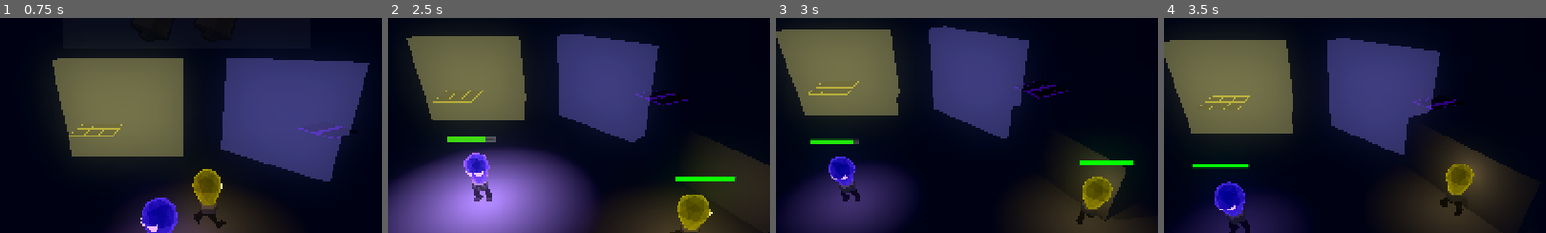
Above: before the commit, frames 1-4 (left to right).
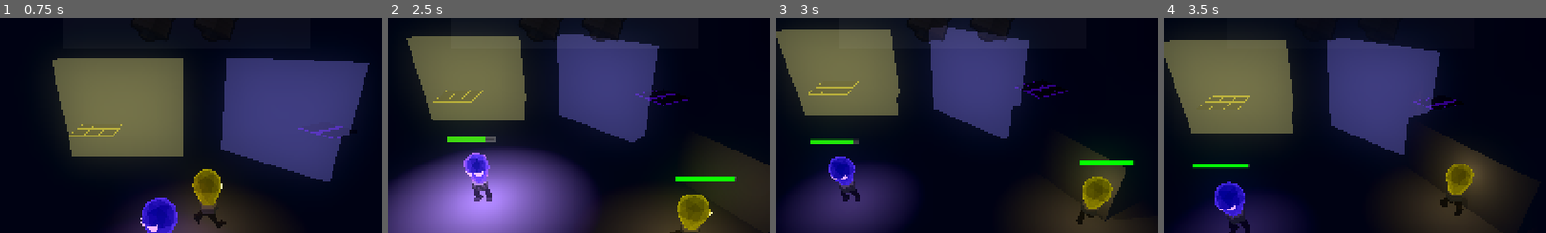
Above: after the commit, the same moments.

Repository: LowPolyFreak/EllieDeesAdventure
Game: Godot game, scene res://Scenes/main.tscn
The game is run twice, just before and just after one commit, with the same random seed, the same clock (stepped at 60 frames per second) and the same inputs.
Inputs:
- Up to frame 1 (0.75 s): hold D (right_p1) from 0.53 s (still down); tap Down (down_p2) at 0.6 s
- Up to frame 2 (2.5 s): tap Space (jump_p1) at 0.77, 1.52 s; release D (right_p1) at 1.28 s; hold S (down_p1) 1.28-2.03 s; tap Shift (glow_p1) at 1.35 s; hold D (right_p1) from 2.03 s (still down); tap Keypad 0 (glow_p2) at 2.1 s
- Up to frame 3 (3 s): release D (right_p1) at 2.78 s; hold W (up_p1) from 2.78 s (still down); tap E (interact) at 2.85 s
- Up to frame 4 (3.5 s): keep holding W (up_p1); tap Space (jump_p1) at 3.02 s
The pictures show only the part of the screen within x 26-76%, y 11-61%; the shares and areas given below are measured in that part.

Frame 1 is identical in both runs. In frame 2, less than 0.1% of the frame differs, in the area x 53-61%, y 8-12%; in frame 3, 0.5%, in the area x 40-61%, y 3-12%; in frame 4, less than 0.1%.

Commit message:
Audioa and death polish

Diff:
--- a/Scenes/ellie.tscn
+++ b/Scenes/ellie.tscn
@@ -136,10 +136,12 @@
 
 [node name="Dead_Scream_Ellie" type="AudioStreamPlayer3D" parent="."]
 stream = ExtResource("2_8yxa2")
+volume_db = -10.0
 pitch_scale = 0.8
 
 [node name="Dead_Scream_Dee" type="AudioStreamPlayer3D" parent="."]
 stream = ExtResource("3_rh3ol")
+volume_db = -10.0
 pitch_scale = 0.8
 
 [node name="CollisionShape3D" type="CollisionShape3D" parent="."]
@@ -149,17 +151,17 @@
 [node name="EllieModel" parent="." instance=ExtResource("2_mu1gt")]
 
 [node name="Skeleton3D" parent="EllieModel/Armature" index="0"]
-bones/0/position = Vector3(0.00780859, 0.490395, -0.0152382)
-bones/0/rotation = Quaternion(-0.0156616, -0.00196357, -0.00106613, 0.999875)
-bones/1/rotation = Quaternion(0.0565431, -0.158494, 0.972981, 0.158086)
+bones/0/position = Vector3(0.00691336, 0.49366, -0.0120032)
+bones/0/rotation = Quaternion(0.00446372, -0.000609929, -0.0006561, 0.99999)
+bones/1/rotation = Quaternion(0.0515878, -0.136316, 0.977137, 0.154791)
 bones/1/scale = Vector3(1, 1, 1)
-bones/2/rotation = Quaternion(0.436291, -0.00388495, 0.203918, 0.876386)
-bones/3/rotation = Quaternion(-0.85018, -0.0296165, -0.0366065, 0.524382)
+bones/2/rotation = Quaternion(0.425498, -0.00391351, 0.198874, 0.882828)
+bones/3/rotation = Quaternion(-0.845321, -0.032583, -0.0378995, 0.531916)
 bones/3/scale = Vector3(1, 1, 1)
-bones/4/rotation = Quaternion(-0.0424203, -0.163617, 0.975738, -0.139162)
+bones/4/rotation = Quaternion(-0.0418872, -0.139163, 0.979771, -0.137582)
 bones/4/scale = Vector3(1, 1, 1)
-bones/5/rotation = Quaternion(0.442852, 0.00386713, -0.206985, 0.872367)
-bones/6/rotation = Quaternion(-0.854586, 0.0313397, 0.0608855, 0.514775)
+bones/5/rotation = Quaternion(0.430533, 0.0039003, -0.201227, 0.879849)
+bones/6/rotation = Quaternion(-0.849385, 0.0339806, 0.058839, 0.523381)
 bones/6/scale = Vector3(1, 1, 1)
 bones/7/position = Vector3(-0.187498, 0.245262, -0.282433)
 bones/8/position = Vector3(-0.170884, 0.0506439, 0.0332276)
@@ -172,7 +174,7 @@
 bones/10/scale = Vector3(1, 1, 1)
 
 [node name="BoneAttachment3D" parent="EllieModel/Armature/Skeleton3D" index="0"]
-transform = Transform3D(0.99999, 0.00219349, -0.00389326, -0.00207048, 0.999507, 0.0313234, 0.00396005, -0.031315, 0.999502, 0.00780859, 0.490395, -0.0152382)
+transform = Transform3D(0.999998, 0.00130674, -0.0012257, -0.00131763, 0.999959, -0.00892655, 0.00121399, 0.00892815, 0.999959, 0.00691336, 0.49366, -0.0120032)
 
 [node name="OmniLight3D" parent="EllieModel/Armature/Skeleton3D/BoneAttachment3D" index="0"]
 light_energy = 0.25
--- a/Scenes/fuse.tscn
+++ b/Scenes/fuse.tscn
@@ -81,7 +81,7 @@
 omni_range = 2.5
 
 [node name="Center" type="Node3D" parent="."]
-transform = Transform3D(-0.594176, -0.173721, -0.785351, -0.280625, 0.959817, 4.36336e-09, 0.753794, 0.220389, -0.619051, 0, 0.76047, 0)
+transform = Transform3D(-0.594176, -0.173721, -0.785351, -0.280625, 0.959817, 1.73324e-08, 0.753794, 0.220389, -0.619051, 0, 0.76047, 0)
 
 [node name="Fuse2" parent="Center" instance=ExtResource("1_h4op5")]
 transform = Transform3D(1, 0, 0, 0, 1, 0, 0, 0, 1, 0, -0.413927, 0)
@@ -101,7 +101,7 @@
 [node name="CollectedSFX" type="AudioStreamPlayer3D" parent="."]
 stream = ExtResource("4_dae5w")
 volume_db = -10.0
-pitch_scale = 0.7
+pitch_scale = 0.5
 
 [node name="OmniLight3D" type="OmniLight3D" parent="."]
 transform = Transform3D(1, 0, 0, 0, 1, 0, 0, 0, 1, 0, 0.797057, 0)
--- a/Scenes/ghost.tscn
+++ b/Scenes/ghost.tscn
@@ -1,10 +1,12 @@
-[gd_scene load_steps=15 format=3 uid="uid://bdpxo5mey5nkd"]
+[gd_scene load_steps=19 format=3 uid="uid://bdpxo5mey5nkd"]
 
 [ext_resource type="PackedScene" uid="uid://3ohppoh2dwi" path="res://Scenes/uv_glow_cmpt.tscn" id="1_abus7"]
 [ext_resource type="Script" path="res://Scripts/ghost.gd" id="1_xoyfn"]
 [ext_resource type="PackedScene" uid="uid://doqqud74nr01a" path="res://Scenes/patrol_component.tscn" id="3_xbbn4"]
 [ext_resource type="PackedScene" uid="uid://bixqbcx87c3cl" path="res://Scenes/chase_component.tscn" id="4_qcwxf"]
 [ext_resource type="Texture2D" uid="uid://db135dfjansp2" path="res://Textures/EyeExpressions.png" id="5_f8m4q"]
+[ext_resource type="AudioStream" uid="uid://dvj6s5ikdhxdo" path="res://Audio/SFX/MUSIC_EFFECT_Solo_Harp_Negative_15_stereo.wav" id="6_w0qnk"]
+[ext_resource type="AudioStream" uid="uid://ewrqvisa4don" path="res://Audio/SFX/ZOMBIE_Male_06_mono.wav" id="7_11sul"]
 
 [sub_resource type="StandardMaterial3D" id="StandardMaterial3D_nddc2"]
 transparency = 1
@@ -42,13 +44,23 @@
 roughness = 0.0
 emission_enabled = true
 emission = Color(1, 0, 0, 1)
-emission_energy_multiplier = 2.0
+emission_energy_multiplier = 10.0
 uv1_scale = Vector3(0.25, 0.25, 0.25)
 uv1_offset = Vector3(0.5, 0, 0)
 texture_filter = 0
 
 [sub_resource type="PlaneMesh" id="PlaneMesh_gair3"]
 material = SubResource("StandardMaterial3D_1uiyr")
+size = Vector2(1, 1)
+
+[sub_resource type="PlaneMesh" id="PlaneMesh_1lkp8"]
+material = SubResource("StandardMaterial3D_1uiyr")
+flip_faces = true
+size = Vector2(1, 1)
+
+[sub_resource type="PlaneMesh" id="PlaneMesh_hnqxx"]
+material = SubResource("StandardMaterial3D_1uiyr")
+flip_faces = true
 size = Vector2(1, 1)
 
 [node name="Ghost" type="Area3D"]
@@ -112,6 +124,31 @@
 mesh = SubResource("PlaneMesh_gair3")
 skeleton = NodePath("../..")
 
+[node name="SpotLight3D" type="SpotLight3D" parent="Eyes"]
+transform = Transform3D(1, 0, 0, 0, -4.37114e-08, -1, 0, 1, -4.37114e-08, -2.89672e-08, -2.97926, -0.331347)
+light_color = Color(1, 0.289552, 0.289552, 1)
+light_energy = 10.0
+spot_range = 12.0
+
+[node name="Eyes2" type="MeshInstance3D" parent="."]
+transform = Transform3D(-1, 0, 8.74228e-08, -8.74228e-08, -4.37114e-08, -1, 3.82137e-15, -1, 4.37114e-08, -0.325156, 1.68233, -0.783259)
+visible = false
+mesh = SubResource("PlaneMesh_1lkp8")
+
+[node name="MeshInstance3D2" type="MeshInstance3D" parent="Eyes2"]
+transform = Transform3D(0.707107, 0, -0.707107, -3.55271e-15, 1, 0, 0.707107, 0, 0.707107, -0.704041, 0, -0.051484)
+mesh = SubResource("PlaneMesh_hnqxx")
+skeleton = NodePath("../..")
+
+[node name="Chords" type="AudioStreamPlayer" parent="."]
+stream = ExtResource("6_w0qnk")
+volume_db = -5.0
+pitch_scale = 1.5
+
+[node name="AttackSFX" type="AudioStreamPlayer3D" parent="."]
+stream = ExtResource("7_11sul")
+volume_db = -10.0
+
 [connection signal="body_entered" from="WarningRange" to="." method="_on_warning_range_body_entered"]
 [connection signal="body_exited" from="WarningRange" to="." method="_on_warning_range_body_exited"]
 [connection signal="body_entered" from="ChaseRange" to="." method="_on_chase_range_body_entered"]
--- a/Scenes/main.tscn
+++ b/Scenes/main.tscn
@@ -16,6 +16,7 @@
 [ext_resource type="Script" path="res://Scripts/fuse_container.gd" id="10_p4jaq"]
 [ext_resource type="PackedScene" uid="uid://bhilcw3j6k575" path="res://Scenes/UI/fuse_collected.tscn" id="11_3lmyk"]
 [ext_resource type="PackedScene" uid="uid://dtbv247qb2gsh" path="res://Scenes/UI/fuse_not_collected.tscn" id="12_y6hrj"]
+[ext_resource type="Script" path="res://Scripts/ui.gd" id="14_534f6"]
 [ext_resource type="PackedScene" uid="uid://b5r0uk8ejwar1" path="res://Scenes/death_zone.tscn" id="14_buplp"]
 
 [sub_resource type="ProceduralSkyMaterial" id="ProceduralSkyMaterial_75w87"]
@@ -258,6 +259,7 @@
 anchor_bottom = 1.0
 grow_horizontal = 2
 grow_vertical = 2
+script = ExtResource("14_534f6")
 
 [node name="MarginContainer" type="MarginContainer" parent="UI"]
 layout_mode = 1
@@ -313,6 +315,16 @@
 [node name="FuseNotCollected2" parent="UI/MarginContainer/FuseBar/FuseContainer" instance=ExtResource("12_y6hrj")]
 layout_mode = 2
 
+[node name="ColorRect" type="ColorRect" parent="UI"]
+modulate = Color(1, 1, 1, 0)
+layout_mode = 1
+anchors_preset = 15
+anchor_right = 1.0
+anchor_bottom = 1.0
+grow_horizontal = 2
+grow_vertical = 2
+color = Color(0, 0, 0, 1)
+
 [node name="DeathZone" parent="." instance=ExtResource("14_buplp")]
 transform = Transform3D(1, 0, 0, 0, 1, 0, 0, 0, 1, 10.6628, -4, 2.40186)
 
--- a/Scenes/solar_pannel_ellie.tscn
+++ b/Scenes/solar_pannel_ellie.tscn
@@ -1,6 +1,8 @@
-[gd_scene load_steps=11 format=3 uid="uid://cttyrmjn3obow"]
+[gd_scene load_steps=13 format=3 uid="uid://cttyrmjn3obow"]
 
 [ext_resource type="Script" path="res://Scripts/solar_pannel.gd" id="1_i1cjx"]
+[ext_resource type="AudioStream" uid="uid://bcx1uypc0le66" path="res://Audio/SFX/APPLIANCE_Fridge_Hum_03_Exterior_Top_loop_mono.wav" id="2_j28kw"]
+[ext_resource type="AudioStream" uid="uid://7plydookut8i" path="res://Audio/SFX/MUSIC_EFFECT_Solo_Harp_Positive_04_stereo.wav" id="3_1ql6f"]
 
 [sub_resource type="BoxShape3D" id="BoxShape3D_x0ykg"]
 size = Vector3(3, 2, 3)
@@ -127,6 +129,13 @@
 [node name="CollisionShape3D" type="CollisionShape3D" parent="GhostDetection"]
 shape = SubResource("SphereShape3D_7nc07")
 
+[node name="Hum" type="AudioStreamPlayer3D" parent="."]
+stream = ExtResource("2_j28kw")
+max_distance = 50.0
+
+[node name="Success" type="AudioStreamPlayer3D" parent="."]
+stream = ExtResource("3_1ql6f")
+
 [connection signal="body_entered" from="." to="." method="_on_body_entered"]
 [connection signal="body_exited" from="." to="." method="_on_body_exited"]
 [connection signal="timeout" from="ChargeTimer" to="." method="_on_charge_timer_timeout"]
--- a/Scripts/bgm.gd
+++ b/Scripts/bgm.gd
@@ -1 +1,25 @@
 extends Node
+
+@onready var bgm_idle = $BGM_Idle
+@onready var bgm_intense = $BGM_Intense
+@onready var default_volume = $BGM_Idle.volume_db
+
+var in_combat: bool
+
+func _ready():
+	Globals.player_in_combat.connect(update_bgm)
+
+func update_bgm(state: bool):
+	print(state)
+	if !state and !in_combat:
+		in_combat = true
+		var tween = create_tween()
+		tween.set_parallel(true)
+		tween.tween_property(bgm_idle, "volume_db", -80, 1.0)
+		tween.tween_property(bgm_intense, "volume_db", default_volume, 1.0)
+	elif !state and in_combat:
+		in_combat = false
+		var tween = create_tween()
+		tween.set_parallel(true)
+		tween.tween_property(bgm_idle, "volume_db", default_volume, 1.0)
+		tween.tween_property(bgm_intense, "volume_db", -80, 1.0)
--- a/Scripts/fuse_container.gd
+++ b/Scripts/fuse_container.gd
@@ -27,6 +27,6 @@
 	for i in total_fuses - Globals.fuse_collected:
 		var not_collected_ui = FUSE_NOT_COLLECTED.instantiate()
 		add_child(not_collected_ui)
-	await get_tree().create_timer(1).timeout
+	await get_tree().create_timer(3).timeout
 	var tween = create_tween()
 	tween.tween_property(get_parent(), "modulate:a", 0.0, 1.0)
--- a/Scripts/ghost.gd
+++ b/Scripts/ghost.gd
@@ -1,25 +1,28 @@
 extends Area3D
 class_name Enemy
+
+const GHOST_VANISH_VFX_0 = preload("res://VFX/ghost_vanish_vfx_0.tscn")
 
 @onready var patrol_component: PatrolComponent = $PatrolComponent
 @onready var chase_component: ChaseComponent = $ChaseComponent
 @onready var eyes: MeshInstance3D = $Eyes
+@onready var eyes_2 = $Eyes2
 
 var chasing: bool
+var starting_position: Vector3
 
 # Called when the node enters the scene tree for the first time.
 func _ready():
-	pass # Replace with function body.
-
-
-# Called every frame. 'delta' is the elapsed time since the previous frame.
-func _process(_delta):
-	pass
+	starting_position = global_position
 
 
 func _on_chase_range_body_entered(body: Node3D) -> void:
 	if body is Player and !chasing:
+		Globals.in_combat += 1
+		$Chords.play()
+		$AttackSFX.play()
 		eyes.show()
+		eyes_2.show()
 		chasing = true
 		patrol_component.leave_state()
 		look_at(body.global_position)
@@ -32,9 +35,12 @@
 		chase_component.leave_state()
 		body.death()
 		await get_tree().create_timer(0.5).timeout
+
+		global_position = starting_position
 		patrol_component.enter_state()
 		chasing = false
 		eyes.hide()
+		eyes_2.hide()
 
 
 func _on_warning_range_body_entered(body):
@@ -48,8 +54,17 @@
 
 
 func entered_safe_zone():
+	Globals.in_combat -= 1
 	chase_component.leave_state()
-	await get_tree().create_timer(0.5).timeout
+
+	var dead_vfx = GHOST_VANISH_VFX_0.instantiate()
+	get_parent_node_3d().add_child(dead_vfx)
+	dead_vfx.global_position = global_position
+	dead_vfx.scale = Vector3(2,2,2)
+	dead_vfx.emitting = true
+
+	global_position = starting_position
 	patrol_component.enter_state()
 	chasing = false
 	eyes.hide()
+	eyes_2.hide()
--- a/Scripts/globals.gd
+++ b/Scripts/globals.gd
@@ -2,6 +2,7 @@
 
 signal fuse_just_collected
 signal player_died
+signal player_in_combat(state: bool)
 @warning_ignore("unused_signal")
 signal players_reset
 
@@ -16,18 +17,25 @@
 	set(value):
 		player_dead = value
 		if player_dead:
+			in_combat = 0
 			player_died.emit()
 
-# Called when the node enters the scene tree for the first time.
-func _ready():
-	players = get_tree().get_nodes_in_group("Bulbs")
-	for i in players:
-		i.glowing_started.connect(player_glowing)
-		i.glowing_ended.connect(player_stopped_glowing)
-
-func player_glowing(_ellie):
-	pass
+var in_combat: int:
+	set(value):
+		in_combat = value
+		player_in_combat.emit(bool(in_combat > 1))
 
 
-func player_stopped_glowing(_ellie):
-	pass
+# Called when the node enters the scene tree for the first time.
+#func _ready():
+	#players = get_tree().get_nodes_in_group("Bulbs")
+	#for i in players:
+		#i.glowing_started.connect(player_glowing)
+		#i.glowing_ended.connect(player_stopped_glowing)
+#
+#func player_glowing(_ellie):
+	#pass
+#
+#
+#func player_stopped_glowing(_ellie):
+	#pass
--- a/Scripts/main.gd
+++ b/Scripts/main.gd
@@ -2,6 +2,9 @@
 
 func _ready():
 	Globals.player_dead = false
+	Globals.players_reset.connect(reset)
 
 func reset():
-	pass
+	Globals.player_dead = false
+	Globals.fuse_collected = 0
+	get_tree().call_deferred("reload_current_scene")
--- a/Scripts/player.gd
+++ b/Scripts/player.gd
@@ -254,13 +254,13 @@
 		is_following = true
 		Globals.players_reset.emit()
 
-	#Fucking cleanup
-	glowing = false
-	starting_glow = false
-	battery_drain_timer.stop()
-	burnout_timer.stop()
-	battery_charge_timer.stop()
-	global_position = starting_position
-	battery = 1.0
-	Globals.player_dead = false
-	ellie_model.show()
+	##Fucking cleanup
+	#glowing = false
+	#starting_glow = false
+	#battery_drain_timer.stop()
+	#burnout_timer.stop()
+	#battery_charge_timer.stop()
+	#global_position = starting_position
+	#battery = 1.0
+	#Globals.player_dead = false
+	#ellie_model.show()
--- a/Scripts/solar_pannel.gd
+++ b/Scripts/solar_pannel.gd
@@ -53,6 +53,8 @@
 		charge_timer.stop()
 		full = true
 		$LampLight.visible = true
+		$Hum.play()
+		$Success.play()
 		monitoring = false
 		for i in $GhostDetection.get_overlapping_areas():
 			if i is Enemy:
--- /dev/null
+++ b/Scripts/ui.gd
@@ -0,0 +1,11 @@
+extends Control
+
+
+# Called when the node enters the scene tree for the first time.
+func _ready():
+	Globals.player_died.connect(fade_black)
+
+
+func fade_black():
+	var tween = create_tween()
+	tween.tween_property($ColorRect, "modulate:a", 1.0, 0.8)
--- /dev/null
+++ b/VFX/ghost_vanish_vfx_0.tscn
@@ -0,0 +1,10 @@
+[gd_scene load_steps=3 format=3 uid="uid://gg1ds4x76ssv"]
+
+[ext_resource type="PackedScene" uid="uid://cr88po8io1yhd" path="res://VFX/death_vfx_0.tscn" id="1_no61j"]
+[ext_resource type="AudioStream" uid="uid://dvnetn38vvjrm" path="res://Audio/SFX/MONSTER_Breath_03_Slow_mono.wav" id="2_ddmok"]
+
+[node name="GhostVanishVFX_0" instance=ExtResource("1_no61j")]
+
+[node name="Shatter" parent="." index="0"]
+stream = ExtResource("2_ddmok")
+pitch_scale = 2.0
Not shown, changed: Audio/SFX/APPLIANCE_Fridge_Hum_03_Exterior_Top_loop_mono.wav.import
Not shown, added: Audio/SFX/MONSTER_Breath_03_Slow_mono.wav.import
Not shown, added: Audio/SFX/MUSIC_EFFECT_Solo_Harp_Negative_15_stereo.wav.import
Not shown, added: Audio/SFX/MUSIC_EFFECT_Solo_Harp_Positive_04_stereo.wav.import
Not shown, added: Audio/SFX/ZOMBIE_Male_06_mono.wav.import
Not shown: 1 places in Scenes/main.tscn that only renumber resources
Not shown, added: Audio/SFX/MONSTER_Breath_03_Slow_mono.wav
Not shown, added: Audio/SFX/MUSIC_EFFECT_Solo_Harp_Negative_15_stereo.wav
Not shown, added: Audio/SFX/MUSIC_EFFECT_Solo_Harp_Positive_04_stereo.wav
Not shown, added: Audio/SFX/ZOMBIE_Male_06_mono.wav
